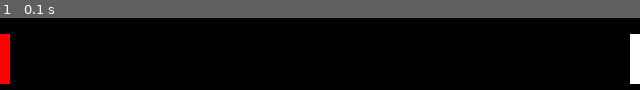
Above: before the commit, frame 1.
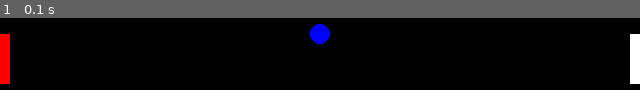
Above: after the commit, the same moment.

Repository: sd18spring/InteractiveProgramming
Game: pygame game, started from start.py
Same seed, same stepped clock (60 frames per second), same inputs: the game is played once before the commit and once after it.
Inputs:
- Up to frame 1 (0.1 s): no input

The runs differ from the first frame. In frame 1, 0.7% of the frame differs, in the area x 48-52%, y 8-37%.

Commit message:
Ball object and class added.

Diff:
--- a/start.py
+++ b/start.py
@@ -12,6 +12,7 @@
 """
 
 import pygame
+
 from pygame.locals import *
 import time
 
@@ -40,6 +41,7 @@
                                      self.model.paddle2.y,
                                      self.model.paddle2.width,
                                      self.model.paddle2.height))
+        pygame.draw.circle(self.screen,pygame.Color(0,0,255),(int(self.model.puck.x),int(self.model.puck.y)),self.model.puck.r)
         pygame.display.update()
 
 class Model(object):
@@ -47,10 +49,12 @@
     def __init__(self, size):
         self.paddle = Paddle(50,10,0,240)
         self.paddle2=Paddle(50,10,630,240)
+        self.puck=Puck(10,10,320,240)
     def update(self):
         """ Update the game state (currently only tracking the paddle) """
         self.paddle.update()
-        self.paddle.update()
+        self.paddle2.update()
+        self.puck.update()
     def __str__(self):
         output_lines = []
         # convert each brick to a string for outputting
@@ -77,7 +81,26 @@
                                                         self.width,
                                                            self.x,
                                                           self.y)
+class Puck(object):
+    """ Encodes the state of the paddle in the game """
+    def __init__(self, r, width, x, y):
+        """ Initialize a paddle with the specified height, width,
+            and position (x,y) """
+        self.x = x
+        self.y = y
+        self.r=r
+        self.w=width
+        self.vx = 0.0
 
+    def update(self):
+        """ update the state of the paddle """
+        self.x += self.vx
+
+    def __str__(self):
+        return "Puck x coordinate=%f, y coordinate=%f, radius=%f, width=%f" % (self.x,
+                                                        self.y,
+                                                           self.r,
+                                                          self.w)
 
 if __name__ == '__main__':
     pygame.init()
